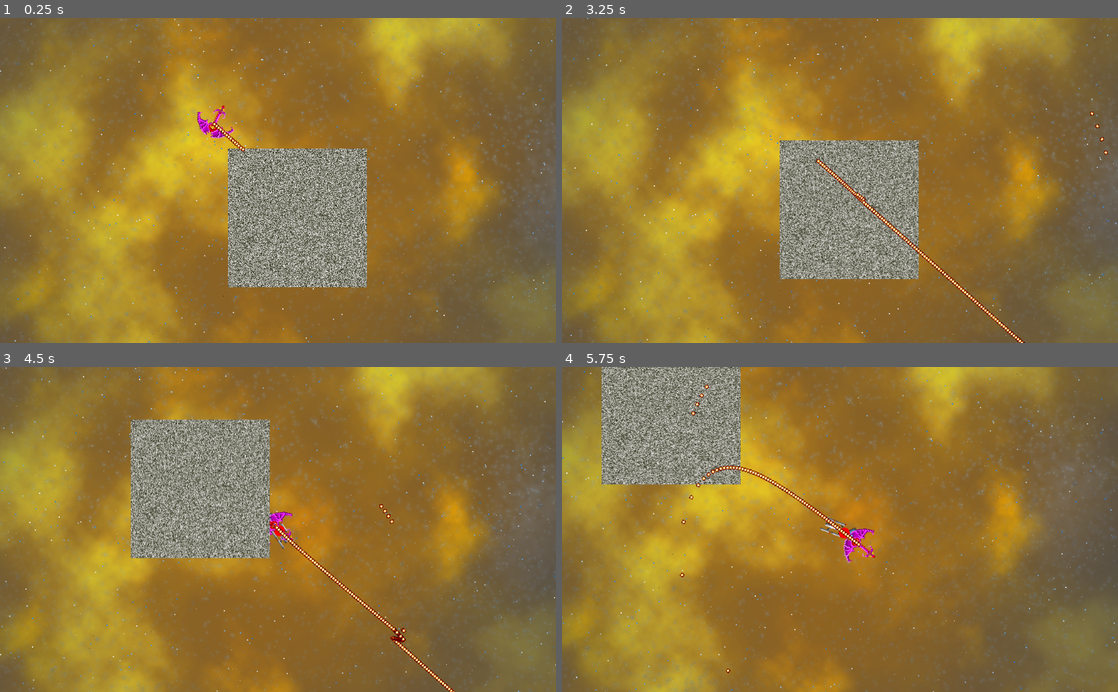
Above: before the commit, frames 1-4 (two rows, left to right).
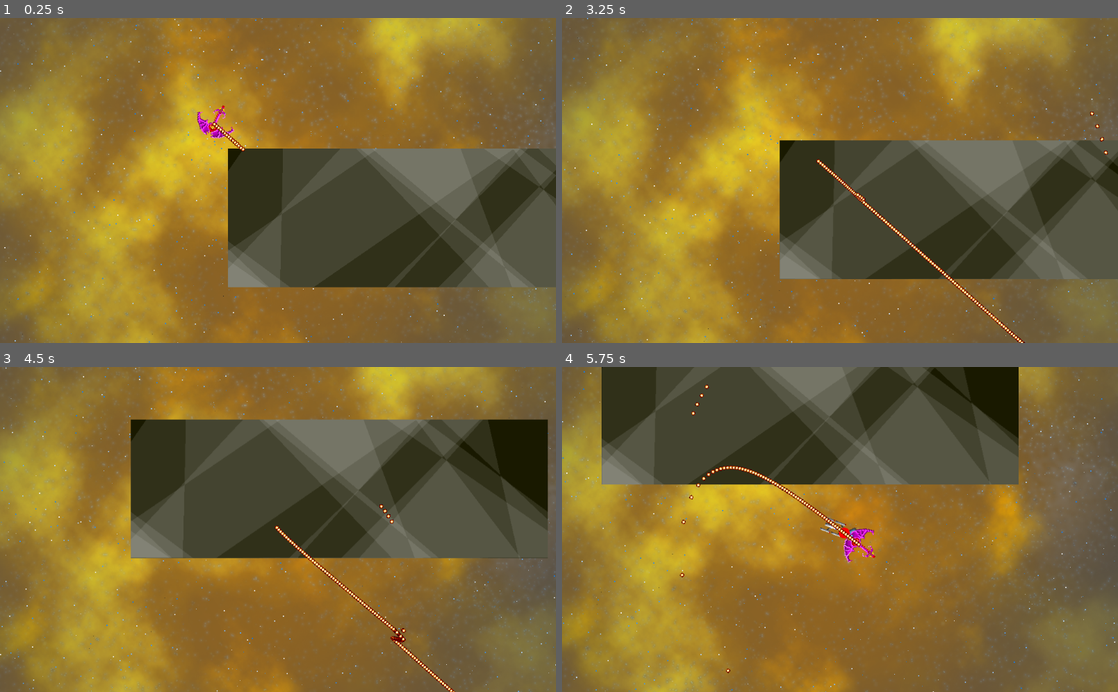
Above: after the commit, the same moments.

Repository: jorisvddonk/after-the-doctrinal-conflict
Game: Godot game, scene res://main.tscn
Two runs of this game, one before a commit and one after it. Both use one fixed random seed, a clock stepped at 60 frames per second and the inputs below.
Inputs:
- Up to frame 1 (0.25 s): no input
- Up to frame 2 (3.25 s): hold D 0.53-1.28 s; tap Space at 0.77, 1.52, 3.02 s; hold A 1.28-2.03 s; hold D 2.03-2.78 s; hold W from 2.78 s (still down)
- Up to frame 3 (4.5 s): release W at 3.53 s; hold A from 3.53 s (still down); tap Space at 3.77 s
- Up to frame 4 (5.75 s): keep holding A; tap Space at 4.52 s

The runs differ from the first frame. In frame 1, 21% of the frame differs, in the area x 41-100%, y 40-83%; in frame 2, 22%; in frame 3, 30%, in the area x 23-99%, y 16-59%; in frame 4, 26%.

Commit message:
planetTexture: simple fracturing algorithm

Diff:
--- a/PlanetTexture.gd
+++ b/PlanetTexture.gd
@@ -1,16 +1,42 @@
 extends TextureRect
+
+const WIDTH = 256 * 3
+const HEIGHT = 256
 
 func _ready():
 	var imageTexture = ImageTexture.new()
 	var dynImage = Image.new()
 
-	dynImage.create(256,256,false,Image.FORMAT_RGB8)
+
+	dynImage.create(WIDTH,HEIGHT,false,Image.FORMAT_RGB8)
 	dynImage.fill(Color(0.1,0.1,0,1))
 	dynImage.lock()
 
-	for i in range(256):
-		for j in range(256):
-			dynImage.set_pixel(i, j, dynImage.get_pixel(i, j).lightened(randf()))
+	for f in range(9):
+		var f1_x_orig = int(randf() * WIDTH)
+		var f1_x_off = (randf() * 3) - 1.5
+
+		var f2_x_orig = int(randf() * WIDTH)
+		var f2_x_off = (randf() * 3) - 1.5
+
+		for j in range(HEIGHT):
+			var i_min = f1_x_orig + int(f1_x_off * j) % WIDTH
+			var i_max = f2_x_orig + int(f2_x_off * j) % WIDTH
+
+			var o = i_min
+			var i = 0
+			var im = i_max - i_min
+
+			if i_max < i_min:
+				im = i_min - i_max
+				o = i_max
+
+			while i < im:
+				var i_x = (o + i) % WIDTH
+				var c = dynImage.get_pixel(i_x, j)
+
+				dynImage.set_pixel(i_x, j, c.lightened(0.1))
+				i += 1
 
 	dynImage.unlock()
 	imageTexture.create_from_image(dynImage)
